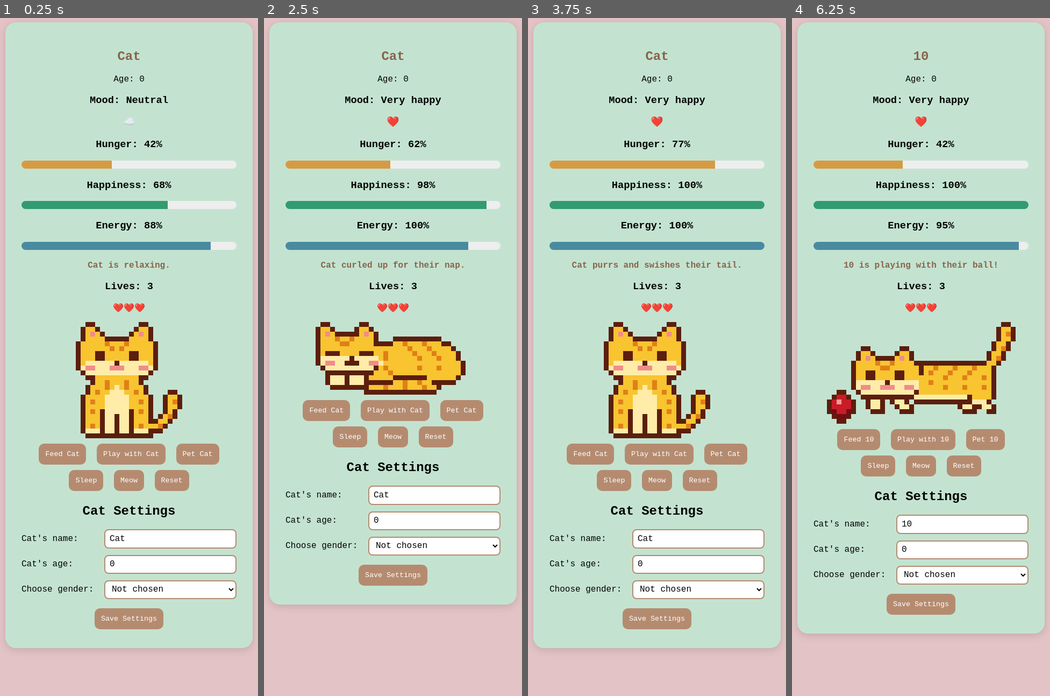
Above: before the commit, frames 1-4 (left to right).
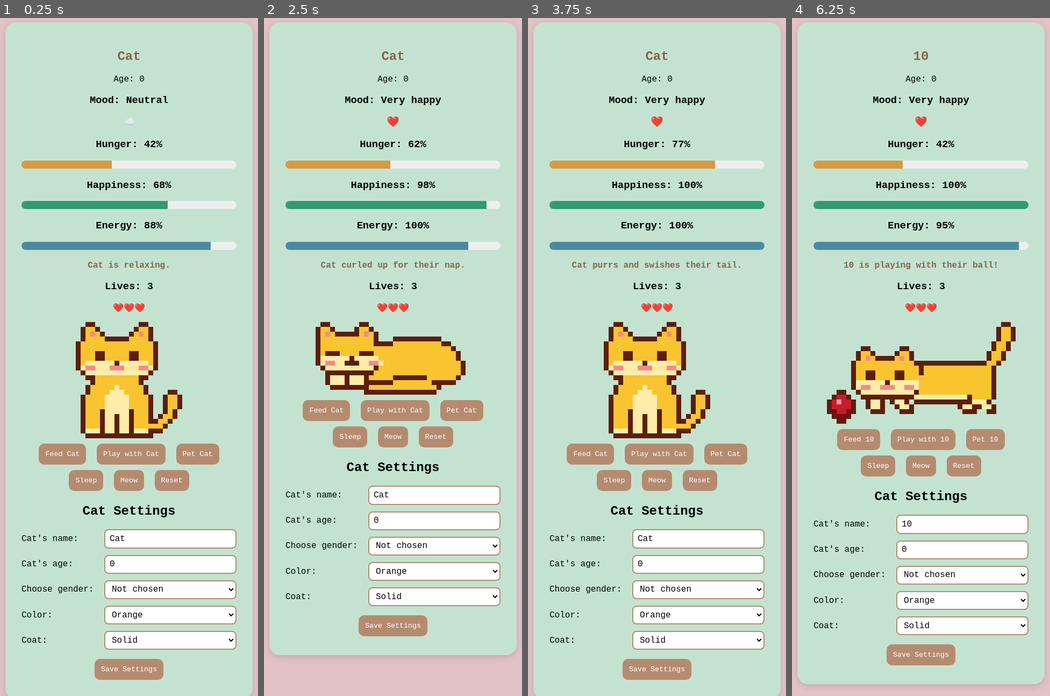
Above: after the commit, the same moments.

Repository: nannaellaraun/cat-game
Game: browser game, page index.html
Same seed, same stepped clock (60 frames per second), same inputs: the game is played once before the commit and once after it.
Inputs (mouse positions are in pixels of both pictures, inside the frame that each line leads up to):
- Up to frame 1 (0.25 s): no input
- Up to frame 2 (2.5 s): click "Play with Cat" at 0.27 s; click "Pet Cat" at 1.27 s; click "Pet Cat" at 1.87 s; click "Sleep" at 2.47 s
- Up to frame 3 (3.75 s): click "Sleep" at 3.07 s; click "Pet Cat" at 3.67 s
- Up to frame 4 (6.25 s): click "Feed Cat" at 4.27 s; click (962, 540) at 4.87 s; type "10" at 4.87 s; tap Enter at 4.9 s; click "Feed 10" at 5.47 s; click "Play with 10" at 6.07 s

The runs differ from the first frame. In frame 1, 10% of the frame differs, in the area x 2-98%, y 47-100%; in frame 2, 10%, in the area x 2-98%, y 46-94%; in frame 3, 10%; in frame 4, 10%.

Commit message:
Add cat color and coat choices, drawing the sprites in the browser
Co-Authored-By: Claude Opus 5.5 <noreply@anthropic.com>

Diff:
--- a/game.js
+++ b/game.js
@@ -4,13 +4,7 @@
 const STORAGE_KEY = "cat-game";
 const TICK_MS = 35 * 1000; // the PHP page refreshed itself every 35 seconds
 
-const IMAGES = {
-  neutral: "neutral-happy-hungry.png",
-  playing: "playing.png",
-  sad: "sad-losesaheart.png",
-  sleepy: "sleepy-sleeping.png",
-  angry: "angry.png",
-};
+// The cat pictures are drawn by sprites.js in the cat's chosen color and coat.
 
 // Pronouns for each gender choice in Cat Settings.
 const PRONOUNS = {
@@ -38,7 +32,14 @@
 }
 
 function loadState() {
-  const fresh = { name: "Cat", age: 0, gender: "none", ...startingStats("Cat") };
+  const fresh = {
+    name: "Cat",
+    age: 0,
+    gender: "none",
+    color: "orange",
+    coat: "solid",
+    ...startingStats("Cat"),
+  };
   try {
     const saved = JSON.parse(localStorage.getItem(STORAGE_KEY));
     return saved ? { ...fresh, ...saved } : fresh;
@@ -172,12 +173,12 @@
 }
 
 function chooseImage(moodNames) {
-  if (cat.activity === "angry") return IMAGES.angry;
-  if (cat.activity === "playing") return IMAGES.playing;
-  if (cat.activity === "sleeping") return IMAGES.sleepy;
-  if (cat.lives < 3 || moodNames.includes("Sad")) return IMAGES.sad;
-  if (moodNames.includes("Sleepy")) return IMAGES.sleepy;
-  return IMAGES.neutral;
+  if (cat.activity === "angry") return "angry";
+  if (cat.activity === "playing") return "playing";
+  if (cat.activity === "sleeping") return "sleepy";
+  if (cat.lives < 3 || moodNames.includes("Sad")) return "sad";
+  if (moodNames.includes("Sleepy")) return "sleepy";
+  return "neutral";
 }
 
 const $ = (id) => document.getElementById(id);
@@ -204,7 +205,8 @@
   $("message").textContent = cat.message;
   $("lives-value").textContent = cat.lives;
   $("hearts").textContent = "❤️".repeat(cat.lives) + "💔️".repeat(3 - cat.lives);
-  $("cat-image").src = chooseImage(moodNames);
+  $("cat-image").src = drawCat(chooseImage(moodNames), cat.color, cat.coat);
+  $("game-over-image").src = drawCat("gameOver", cat.color, cat.coat);
 }
 
 // ---------- Wiring up buttons and the settings form ----------
@@ -220,6 +222,17 @@
 ageInput.value = cat.age;
 genderInput.value = cat.gender in PRONOUNS ? cat.gender : "none";
 
+// Fill the Color and Coat dropdowns from the lists in sprites.js.
+const colorInput = $("color-input");
+const coatInput = $("coat-input");
+for (const [select, options] of [[colorInput, CAT_COLORS], [coatInput, CAT_COATS]]) {
+  for (const [value, info] of Object.entries(options)) {
+    select.add(new Option(info.label || info, value));
+  }
+}
+colorInput.value = cat.color in CAT_COLORS ? cat.color : "orange";
+coatInput.value = cat.coat in CAT_COATS ? cat.coat : "solid";
+
 $("settings-form").addEventListener("submit", (event) => {
   event.preventDefault(); // stay on the page instead of reloading it
   const newName = nameInput.value.trim();
@@ -229,6 +242,8 @@
     cat.name = newName;
     cat.age = newAge;
     cat.gender = genderInput.value in PRONOUNS ? genderInput.value : "none";
+    cat.color = colorInput.value in CAT_COLORS ? colorInput.value : "orange";
+    cat.coat = coatInput.value in CAT_COATS ? coatInput.value : "solid";
     cat.message = "Settings saved!";
   } else {
     cat.message = "Please enter a name and an age from 0 to 30.";
--- a/index.html
+++ b/index.html
@@ -31,7 +31,7 @@
     <h3>Lives: <span id="lives-value"></span></h3>
     <p id="hearts"></p>
 
-    <img id="cat-image" src="neutral-happy-hungry.png" alt="Cat">
+    <img id="cat-image" alt="Cat">
 
     <div class="actions">
       <button data-action="feed">Feed <span class="name"></span></button>
@@ -46,7 +46,7 @@
   <!-- Shown when the cat has run out of lives -->
   <section id="game-over-view" hidden>
     <h1 class="game-over">GAME OVER</h1>
-    <img src="game-over.png" alt="Cat with X eyes">
+    <img id="game-over-image" alt="Cat with X eyes">
     <h2>💔️ <span class="name"></span> ran out of lives 💔️</h2>
     <button data-action="reset">Restart Game</button>
   </section>
@@ -69,10 +69,19 @@
         <option value="none">Not chosen</option>
       </select>
     </div>
+    <div class="setting">
+      <label for="color-input">Color:</label>
+      <select id="color-input"></select>
+    </div>
+    <div class="setting">
+      <label for="coat-input">Coat:</label>
+      <select id="coat-input"></select>
+    </div>
     <button type="submit">Save Settings</button>
   </form>
 
 </div>
+<script src="sprites.js"></script>
 <script src="game.js"></script>
 </body>
 </html>
--- /dev/null
+++ b/sprites.js
@@ -0,0 +1,291 @@
+// Pixel-art cat sprites, drawn in the browser so the cat can have any color and coat.
+// Letters: K outline, Y fur, O stripes, L light fur (face/belly/paws), E eyes, C closed/X eyes,
+// P pink, B tear, R/r/w ball and anger mark. Regions are [x0, y0, x1, y1] boxes used by
+// coats like Colorpoint and Van.
+
+const SPRITES = {
+  neutral: {
+    art: [
+      "..KK.........KK.......",
+      ".KYYK.......KYYK......",
+      ".KYPYK.....KYPYK......",
+      ".KYYYYKKKKKYYYYK......",
+      "KYYYYYOYYYOYYYYYK.....",
+      "KYYYYYYOYOYYYYYYK.....",
+      "KYYYEEYYYYYEEYYYK.....",
+      "KYYYEEYYYYYEEYYYK.....",
+      "KYLLLLLLKLLLLLLYK.....",
+      "KLPPLLLPPPLLLPPLK.....",
+      ".KLLLLLLLLLLLLLK......",
+      "..KKYYYYYYYYYKK.......",
+      "...KYYOYYYOYYK........",
+      "..KYYYOYLYOYYYK.......",
+      "..KYOYYLLLYYOYK....KK.",
+      ".KYYYYLLLLLYYYYK..KYYK",
+      ".KYOYYLLLLLYYOYK..KYOK",
+      ".KYYYYLLLLLYYYYK..KYYK",
+      ".KYOYKLLLLLKYOYK..KYK.",
+      ".KYYYKLLKLLKYYYK.KYOK.",
+      ".KYYYKLLKLLKYYYKKYYK..",
+      ".KYOYKLLKLLKYOYYYOK...",
+      ".KLLLKLLKLLKLLLKKK....",
+      "..KKKKKKKKKKKKKK......",
+    ],
+    regions: {ears: [[0, 0, 6, 3], [10, 0, 16, 3]], mask: [[5, 7, 11, 10]], tail: [[15, 14, 21, 21]], paws: [[0, 21, 14, 22]]},
+  },
+  angry: {
+    art: [
+      "..KK.........KK...R.R.",
+      ".KYYK.......KYYK.RR.RR",
+      ".KYPYK.....KYPYK......",
+      ".KYYYYKKKKKYYYYK.RR.RR",
+      "KYYYYYOYYYOYYYYYK.R.R.",
+      "KYYKKYYOYOYYKKYYK.....",
+      "KYYYYKKYYYKKYYYYK.....",
+      "KYYYEEYYYYYEEYYYK.....",
+      "KYLLLLLLPLLLLLLYK.....",
+      "KLLLLLLKKKLLLLLLK.....",
+      ".KLLLLKLLLKLLLLK......",
+      "..KKYYYYYYYYYKK.......",
+      "...KYYOYYYOYYK........",
+      "..KYYYOYLYOYYYK.......",
+      "..KYOYYLLLYYOYK....KK.",
+      ".KYYYYLLLLLYYYYK..KYYK",
+      ".KYOYYLLLLLYYOYK..KYOK",
+      ".KYYYYLLLLLYYYYK..KYYK",
+      ".KYOYKLLLLLKYOYK..KYK.",
+      ".KYYYKLLKLLKYYYK.KYOK.",
+      ".KYYYKLLKLLKYYYKKYYK..",
+      ".KYOYKLLKLLKYOYYYOK...",
+      ".KLLLKLLKLLKLLLKKK....",
+      "..KKKKKKKKKKKKKK......",
+    ],
+    regions: {ears: [[0, 0, 6, 3], [10, 0, 16, 3]], mask: [[5, 7, 11, 10]], tail: [[15, 14, 21, 21]], paws: [[0, 21, 14, 22]]},
+  },
+  playing: {
+    art: [
+      "....................................KK.",
+      "...................................KYYK",
+      "...................................KYOK",
+      "...................................KYYK",
+      "..................................KYYK.",
+      ".......KK......KK.................KYOK.",
+      "......KYYK....KYYK...............KYYK..",
+      "......KYPYKKKKYPYK...............KYOK..",
+      ".....KYYYYOYYOYYYYKKKKKKKKKKKKKKKYYK...",
+      ".....KYYYYYOOYYYYYYKYYOYYYOYYYOYYYK....",
+      ".....KYYEEYYYYEEYYYKYOYYYOYYYOYYYYK....",
+      ".....KYYEEYYYYEEYYYYYYYYOYYYOYYYOYK....",
+      ".....KLLLLLLKLLLLLLYYOYYYYYYYYYYYYK....",
+      ".....KLPPLLPPPLLPPLYYYYYOYYYOYYYOYK....",
+      "..KK..KLLLLLLLLLLLKYYYYYYYYYYYYYYYK....",
+      ".KRRK..KKKKKKKKKKKLLLLLLLLLLLKYYYYK....",
+      "KRwRRK..KLLK.KLLK.KKKKKKKKKKKKLLLK.....",
+      "KRRRRK..KLLK..KLLK.........KLLKKLLK....",
+      "KrRRrK...KKK...KKK..........KKK..KK....",
+      ".KrrK..................................",
+      "..KK...................................",
+    ],
+    regions: {ears: [[6, 5, 10, 7], [14, 5, 18, 7]], mask: [[9, 11, 15, 13]], tail: [[33, 0, 38, 8]], paws: [[7, 16, 18, 17], [27, 16, 34, 17]]},
+  },
+  sad: {
+    art: [
+      ".........................KK..",
+      "........................KYYK.",
+      "........................KYOK.",
+      "........................KYYK.",
+      "........................KYOK.",
+      ".........................KYYK",
+      ".........................KYOK",
+      ".KKKK.......KKKK.........KYYK",
+      "KYYYYK.....KYYYYK........KYK.",
+      ".KKYPYKKKKKYPYKK.........KYK.",
+      "..KYYYYOYOYYYYK.........KYK..",
+      ".KYYYYYYOYYYYYYK........KYK..",
+      ".KYKKKYYYYYKKKYK........KYK..",
+      ".KYYYEYYYYYEYYYK.......KYK...",
+      ".KYBYEYYYYYEYYYKKKKKKKKKKK...",
+      ".KLBLLLLKLLLLLLYYYOYYYOYYK...",
+      ".KLPPLLLPLLLLPPKYOYYYOYYYK...",
+      "..KLLLLLKLLLLLKYYYYOYYYOYK...",
+      "...KKKKKKKKKKKYOYYYYYYYYYK...",
+      ".......KYYLLLLLLLLLLLYYYYK...",
+      ".......KYYKKKKKKKKKKKKKYYK...",
+      ".......KYYK..........KYYK....",
+      ".......KLLK..........KLLK....",
+      ".......KKKK..........KKKK....",
+    ],
+    regions: {ears: [[0, 7, 6, 9], [10, 7, 16, 9]], mask: [[5, 14, 11, 17]], tail: [[22, 0, 27, 13]], paws: [[7, 22, 10, 22], [21, 22, 24, 22]]},
+  },
+  sleepy: {
+    art: [
+      ".KK......KK.....................",
+      "KYYK....KYYK....................",
+      "KYPYKKKKKYPYK...................",
+      "KYYYOYYOYYYYK...KKKKKKKKKK......",
+      "KYYYYOOYYYYYKKKKYYOYYYOYYYKK....",
+      "KYYYYYYYYYYYYYYYYYYOYYYOYYYYK...",
+      "KYCCCYYYYCCCYYOYYYYYOYYYOYYYYK..",
+      "KLLLLLLKLLLLLYOYYYYYYOYYYOYYYK..",
+      "KLPPLLKKKLLPPLYYYYYYYYYYYYYYYYK.",
+      ".KLLLLLLLLLLKYOYYYYYYOYYYOYYYYK.",
+      "..KKKKKKKKKKYYYOYYYYYYYYYYYYYYK.",
+      "..KLLLKLLLKYYYYYKKKKKKKYYYYYYK..",
+      "..KLLLKLLLKKKKKKYYOYYOYYKKKKK...",
+      "...KKKKKKKKYYYOYYYOYYYOYYK......",
+      "..........KKKKKKKKKKKKKKK.......",
+    ],
+    regions: {ears: [[0, 0, 4, 2], [8, 0, 12, 2]], mask: [[5, 7, 9, 9]], tail: [[11, 12, 24, 13]], paws: [[2, 11, 10, 12]]},
+  },
+  gameOver: {
+    art: [
+      "..KK..........KK..",
+      ".KYYK........KYYK.",
+      ".KYPYK......KYPYK.",
+      ".KYPYYKKKKKKYYPYK.",
+      "KYYYYYYOYYOYYYYYYK",
+      "KYYYYYYYOOYYYYYYYK",
+      "KYYYYYYYYYYYYYYYYK",
+      "KYYCYCYYYYYYCYCYYK",
+      "KYYYCYYYYYYYYCYYYK",
+      "KYYCYCYYYYYYCYCYYK",
+      "KLLLLLLLLLLLLLLLLK",
+      "KLPPLLLLPPLLLLPPLK",
+      "KLPPLLLLKKLLLLPPLK",
+      ".KLLLLLLLLLLLLLLK.",
+      "..KKLLLLLLLLLLKK..",
+      "....KKKKKKKKKK....",
+    ],
+    regions: {ears: [[0, 0, 6, 3], [11, 0, 17, 3]], mask: [[6, 10, 11, 13]], tail: [], paws: []},
+  },
+};
+
+// ---------- Colors and coats ----------
+
+// fur: main color, dark: stripes/shading, light: face and belly, outline: edges,
+// eyes: open eyes, closedEyes: sleeping eyes and the X eyes on game over.
+const CAT_COLORS = {
+  orange: { label: "Orange", fur: "#f8c430", dark: "#e08018", light: "#ffeca8", outline: "#5c1e0e", eyes: "#5c1e0e", closedEyes: "#5c1e0e" },
+  gray:   { label: "Gray",   fur: "#a9a9b6", dark: "#7a7a8c", light: "#e4e4ec", outline: "#2f2f3a", eyes: "#2f2f3a", closedEyes: "#2f2f3a" },
+  black:  { label: "Black",  fur: "#3c3c46", dark: "#26262e", light: "#6a6a78", outline: "#111116", eyes: "#e8d040", closedEyes: "#9a9aa8" },
+  white:  { label: "White",  fur: "#f4f4f4", dark: "#d6d6de", light: "#ffffff", outline: "#4a3a3a", eyes: "#4a3a3a", closedEyes: "#4a3a3a" },
+  beige:  { label: "Beige",  fur: "#e8d0a8", dark: "#c8a674", light: "#fff4e0", outline: "#5c3e22", eyes: "#5c3e22", closedEyes: "#5c3e22" },
+  brown:  { label: "Brown",  fur: "#9c6438", dark: "#6e4020", light: "#e0b890", outline: "#3a1a0a", eyes: "#3a1a0a", closedEyes: "#3a1a0a" },
+};
+
+const CAT_COATS = {
+  solid: "Solid",
+  tabby: "Tabby",
+  spotted: "Spotted",
+  tuxedo: "Tuxedo",
+  tortoiseshell: "Tortoiseshell",
+  calico: "Calico",
+  colorpoint: "Colorpoint (Siamese)",
+  van: "Van",
+};
+
+// Colors that never change with the cat's color.
+const FIXED_COLORS = {
+  P: "#f08c8c", // pink nose, ears and blush
+  B: "#6eaae6", // tear
+  R: "#c81c28", // ball and anger mark
+  r: "#780a14", // ball shadow
+  w: "#ff9696", // ball highlight
+};
+
+const WHITE = "#fbfbfb";
+const SCALE = 9; // each pixel-art pixel becomes 9x9 screen pixels
+
+// Mix two "#rrggbb" colors; amount 0 gives a, 1 gives b.
+function mix(a, b, amount) {
+  const ch = (hex, i) => parseInt(hex.slice(1 + i * 2, 3 + i * 2), 16);
+  const parts = [0, 1, 2].map((i) => Math.round(ch(a, i) * (1 - amount) + ch(b, i) * amount));
+  return "#" + parts.map((n) => n.toString(16).padStart(2, "0")).join("");
+}
+
+// Patches for tortoiseshell and calico: the same 3x3 blocks always get the same color.
+function patch(x, y, choices) {
+  const bx = Math.floor(x / 3);
+  const by = Math.floor(y / 3);
+  let hash = Math.imul(bx, 374761393) + Math.imul(by, 668265263);
+  hash = Math.imul(hash ^ (hash >>> 13), 1274126177);
+  hash = (hash ^ (hash >>> 16)) >>> 0;
+  return choices[hash % choices.length];
+}
+
+function inRegion(regions, names, x, y) {
+  return names.some((name) =>
+    regions[name].some(([x0, y0, x1, y1]) => x >= x0 && x <= x1 && y >= y0 && y <= y1)
+  );
+}
+
+// The color of one fur pixel (Y = fur, O = stripe, L = light fur).
+function furColor(letter, x, y, color, coat, regions) {
+  const orange = CAT_COLORS.orange;
+  const blackOrOrange = color === CAT_COLORS.orange || color === CAT_COLORS.black;
+
+  switch (coat) {
+    case "tabby":
+      return { Y: color.fur, O: color.dark, L: color.light }[letter];
+    case "spotted": {
+      if (letter === "L") return color.light;
+      const spot = y % 2 === 0 && (x + Math.floor(y / 2) * 3) % 4 === 0;
+      return spot ? color.dark : color.fur;
+    }
+    case "tuxedo":
+      return letter === "L" ? WHITE : color.fur;
+    case "tortoiseshell": {
+      if (letter === "L") return color.light;
+      const choices = blackOrOrange
+        ? [CAT_COLORS.black.fur, orange.dark, CAT_COLORS.black.dark, orange.fur]
+        : [color.fur, orange.dark, color.dark, orange.fur];
+      return patch(x, y, choices);
+    }
+    case "calico": {
+      if (letter === "L") return WHITE;
+      const other = blackOrOrange ? CAT_COLORS.black.fur : color.fur;
+      return patch(x, y, [WHITE, WHITE, orange.dark, other]);
+    }
+    case "colorpoint":
+      if (inRegion(regions, ["ears", "mask", "tail", "paws"], x, y)) return color.dark;
+      return letter === "L" ? mix(color.light, WHITE, 0.6) : mix(color.fur, WHITE, 0.75);
+    case "van":
+      if (inRegion(regions, ["ears", "tail"], x, y)) return letter === "O" ? color.dark : color.fur;
+      return WHITE;
+    default: // solid
+      return letter === "L" ? color.light : color.fur;
+  }
+}
+
+const spriteCache = {};
+
+// Returns an image URL of the sprite in the given color and coat.
+function drawCat(spriteName, colorName, coatName) {
+  const key = spriteName + "/" + colorName + "/" + coatName;
+  if (spriteCache[key]) return spriteCache[key];
+
+  const sprite = SPRITES[spriteName];
+  const color = CAT_COLORS[colorName] || CAT_COLORS.orange;
+  const coat = coatName in CAT_COATS ? coatName : "solid";
+
+  const canvas = document.createElement("canvas");
+  canvas.width = sprite.art[0].length * SCALE;
+  canvas.height = sprite.art.length * SCALE;
+  const ctx = canvas.getContext("2d");
+
+  sprite.art.forEach((row, y) => {
+    [...row].forEach((letter, x) => {
+      let fill;
+      if (letter === ".") return;
+      else if (letter === "K") fill = color.outline;
+      else if (letter === "E") fill = color.eyes;
+      else if (letter === "C") fill = color.closedEyes;
+      else if ("YOL".includes(letter)) fill = furColor(letter, x, y, color, coat, sprite.regions);
+      else fill = FIXED_COLORS[letter];
+      ctx.fillStyle = fill;
+      ctx.fillRect(x * SCALE, y * SCALE, SCALE, SCALE);
+    });
+  });
+
+  return (spriteCache[key] = canvas.toDataURL());
+}
Binary file removed: angry.png
Binary file removed: game-over.png
Binary file removed: neutral-happy-hungry.png
Binary file removed: playing.png
Binary file removed: sad-losesaheart.png
Binary file removed: sleepy-sleeping.png
